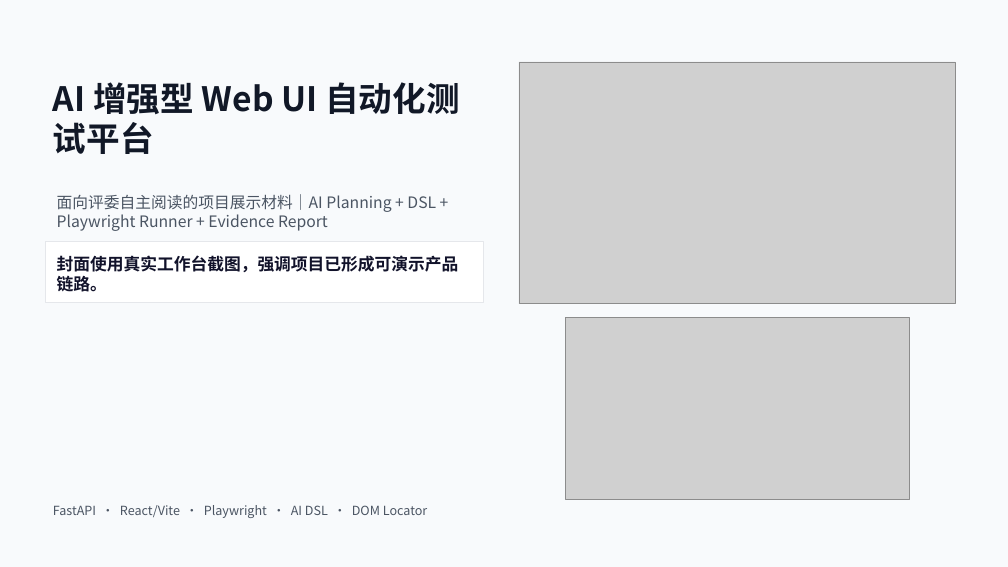
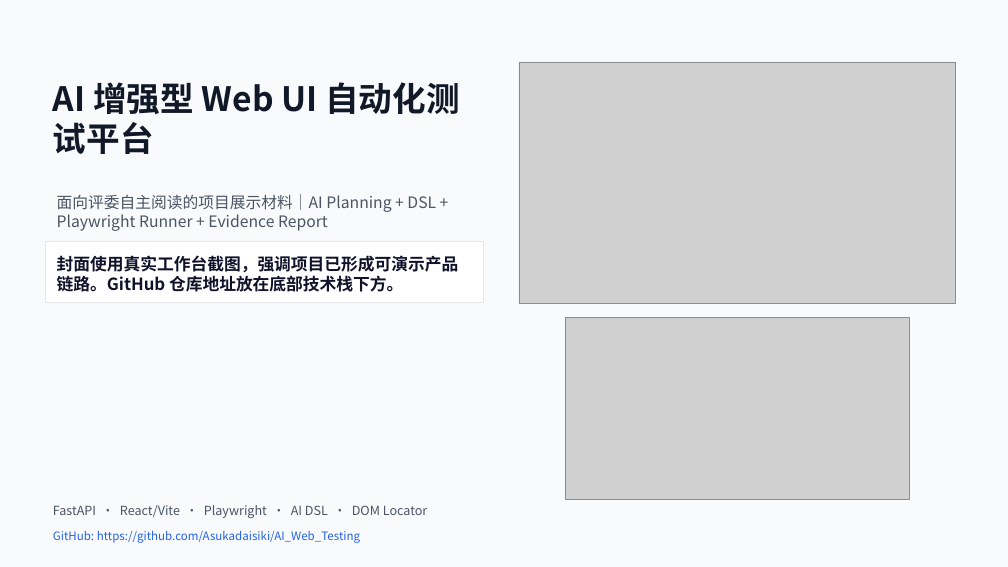
Before and after one commit to Asukadaisiki/AI_Web_Testing, a slide deck: slide 1 of decks/ai-web-testing-review/build/ai-web-testing-v4.pptx. Drawn at 1008x567 pixels with LibreOffice and Linux fonts; fonts in the diff are those of the drawing; grey boxes stand for pictures. Boxes give left, top, right and bottom in pixels: in the first picture for what was removed or moved away, otherwise in the second. Text is boxed around its words. In the diff, an @@ line names an element or a change of style, - is before the commit and + after.

```diff
--- a/decks/ai-web-testing-review/build/ai-web-testing-v4.pptx
+++ b/decks/ai-web-testing-review/build/ai-web-testing-v4.pptx
@@ text in rectangle at (x1=57, y1=255, x2=459, y2=292): text changed @@
-封面使用真实工作台截图，强调项目已形成可演示产品链路。
+封面使用真实工作台截图，强调项目已形成可演示产品链路。GitHub 仓库地址放在底部技术栈下方。
@@ text added at (x1=53, y1=531, x2=360, y2=543), 11 pt, text #2563EB @@
+GitHub: https://github.com/Asukadaisiki/AI_Web_Testing
```
Also in this commit, not shown: 15 other slides changed, 1 slide added, 2 other files.
